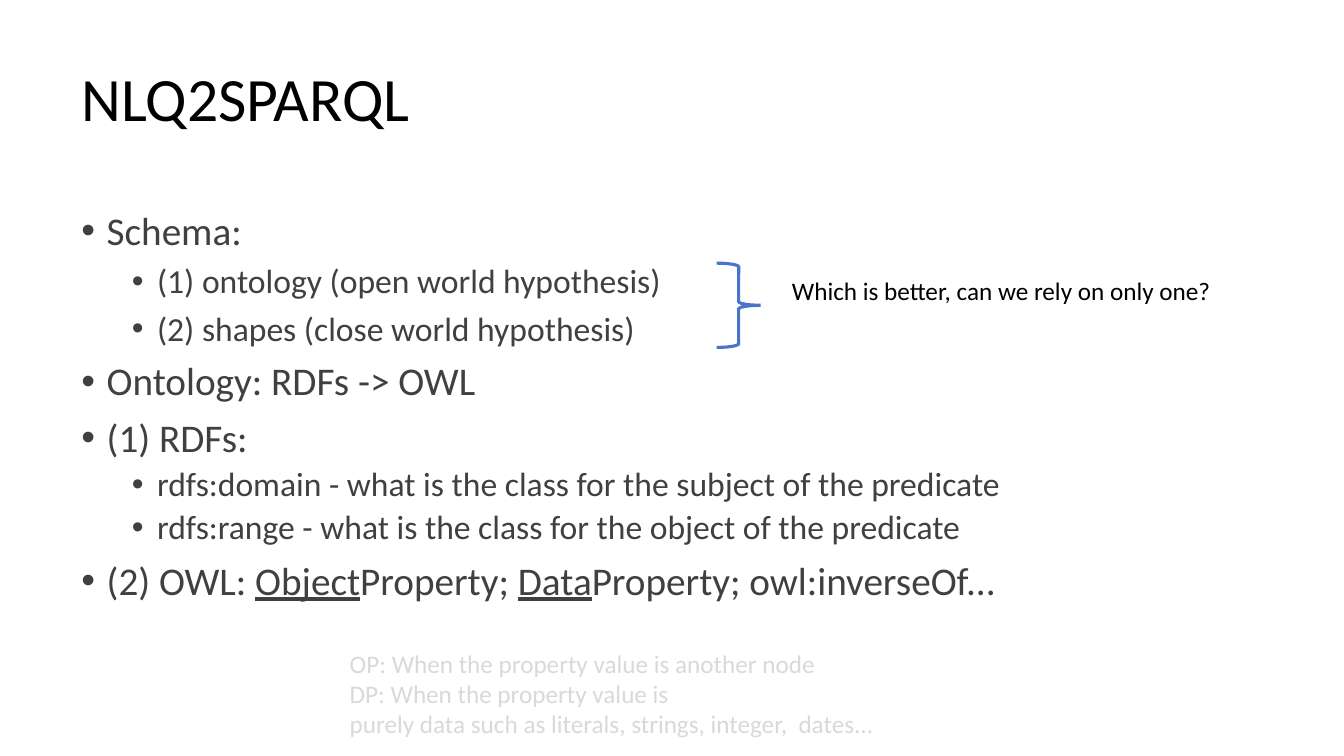
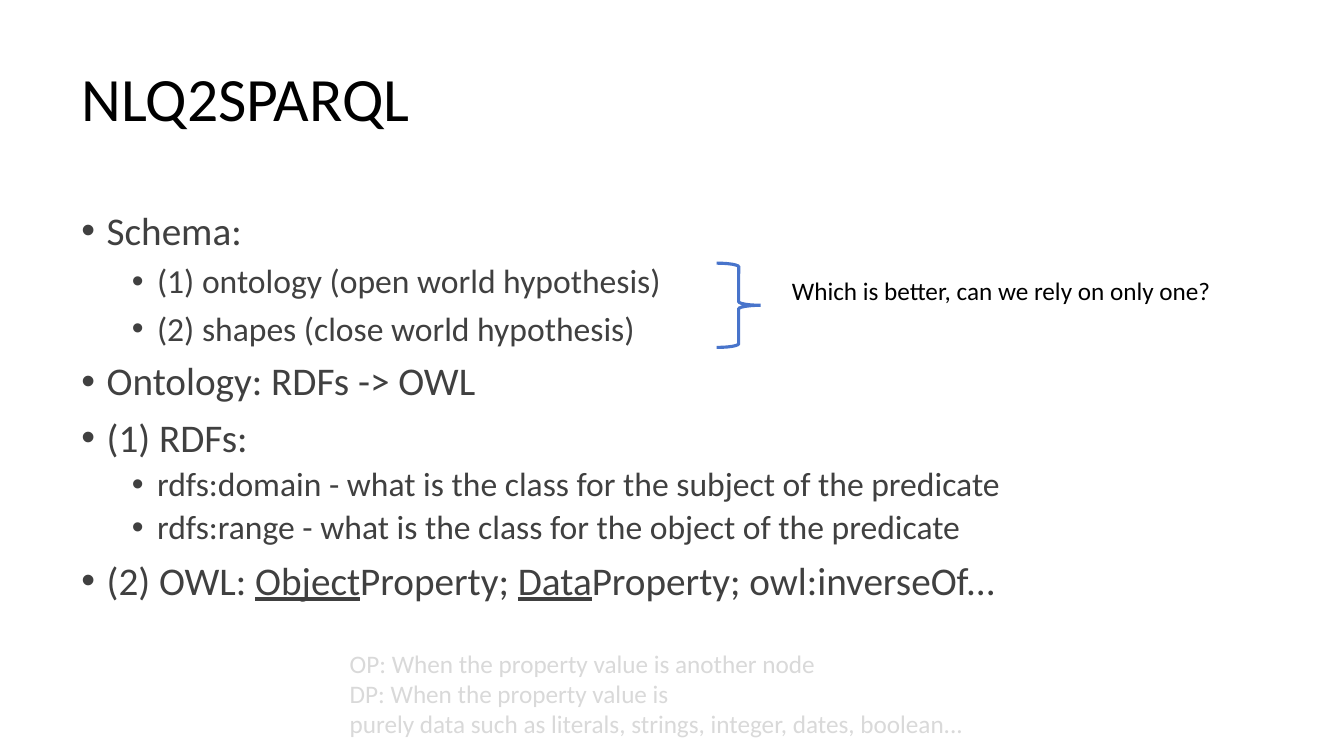
Before and after one commit to DDMAL/linkedmusic-queries, a slide deck: slide 5 of handOver_generalReviewOf_LinkedMusicQueries2024-2025.pptx. Drawn at 1344x756 pixels with LibreOffice and Linux fonts; fonts in the diff are those of the drawing. Boxes give left, top, right and bottom in pixels: in the first picture for what was removed or moved away, otherwise in the second. Text is boxed around its words. In the diff, an @@ line names an element or a change of style, - is before the commit and + after.

```diff
--- a/handOver_generalReviewOf_LinkedMusicQueries2024-2025.pptx
+++ b/handOver_generalReviewOf_LinkedMusicQueries2024-2025.pptx
@@ text at <box>350,710,962,741</box>: text changed @@
-purely data such as literals, strings, integer, dates...
+purely data such as literals, strings, integer, dates, boolean...
```
Also in this commit, not shown: 9 other slides changed, 3 slides added.
